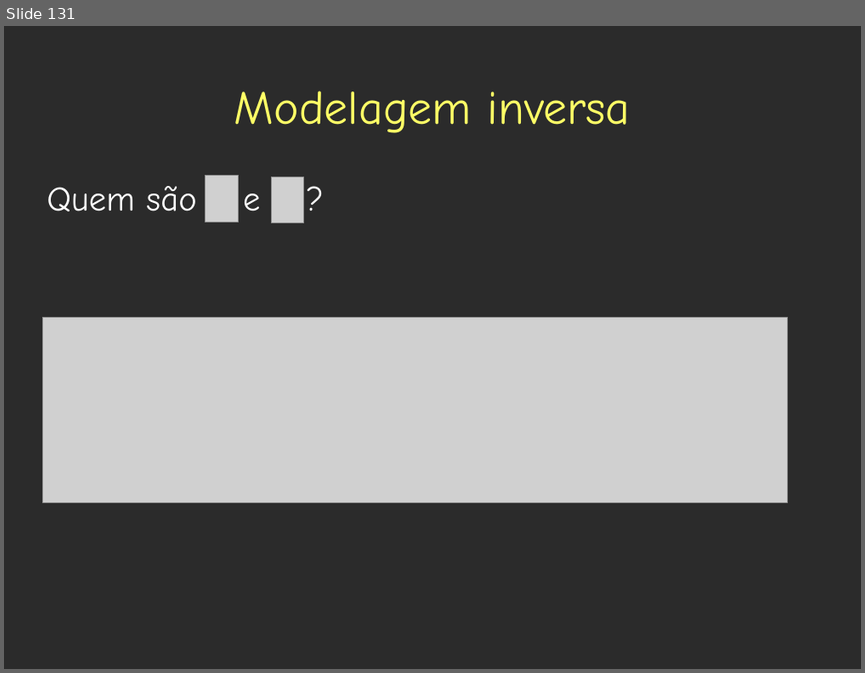
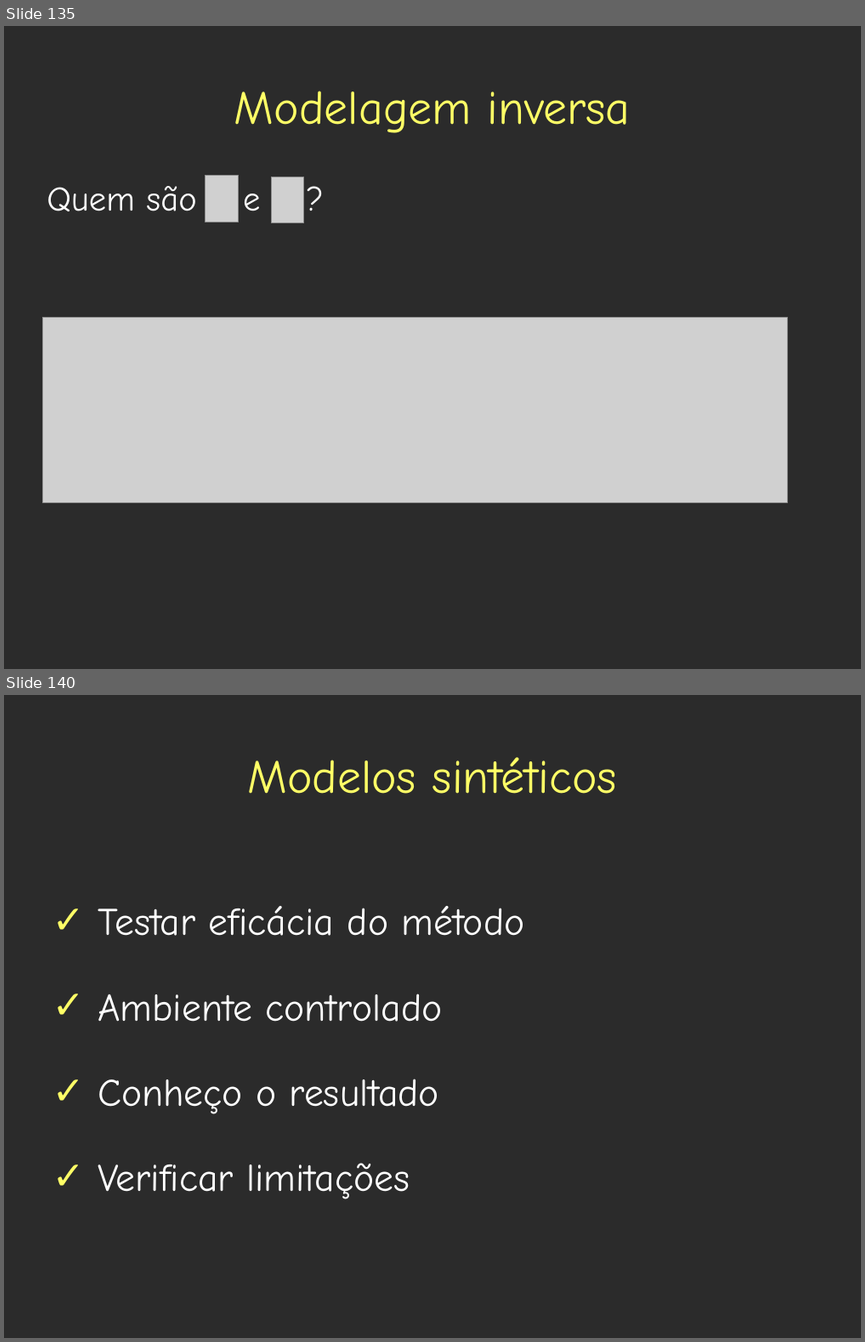
Before and after one commit to leouieda/geothermics, a slide deck: presentations/base_litosfera/estado_termico_lito_subcrustal.odp. Shown one above the other, each under a label of ours: slide 131 before the commit, slides 135 and 140 after it; the slides between them are not shown. The pictures are 865x673 and 865x1342 pixels, drawn with LibreOffice and Linux fonts; fonts in the diff are those of the drawing; grey boxes stand for pictures; background and template pictures are left out; a plain dark background stands for a picture behind light text. Boxes give left, top, right and bottom in pixels: in the first picture for what was removed or moved away, otherwise in the second. Text is boxed around its words. In the diff, an @@ line names an element or a change of style, - is before the commit and + after.

Commit message:
Started presentation on VBA model

```diff
--- a/presentations/base_litosfera/estado_termico_lito_subcrustal.odp
+++ b/presentations/base_litosfera/estado_termico_lito_subcrustal.odp
@@ slide 140 added at [4,695,861,1338], background picture (left out) @@
@@ title added at [248,757,617,794], 44 pt, text #FFFF66 @@
+Modelos sintéticos
@@ text added at [98,906,525,1199], 36 pt, text #FFFFFF @@
+✓ Testar eficácia do método
+✓ Ambiente controlado
+✓ Conheço o resultado
+✓ Verificar limitações
@@ what was slide 131 is now slide 135 @@
```
Also in this commit, not shown: 3 slides changed, 24 other slides added, 23 other files.
